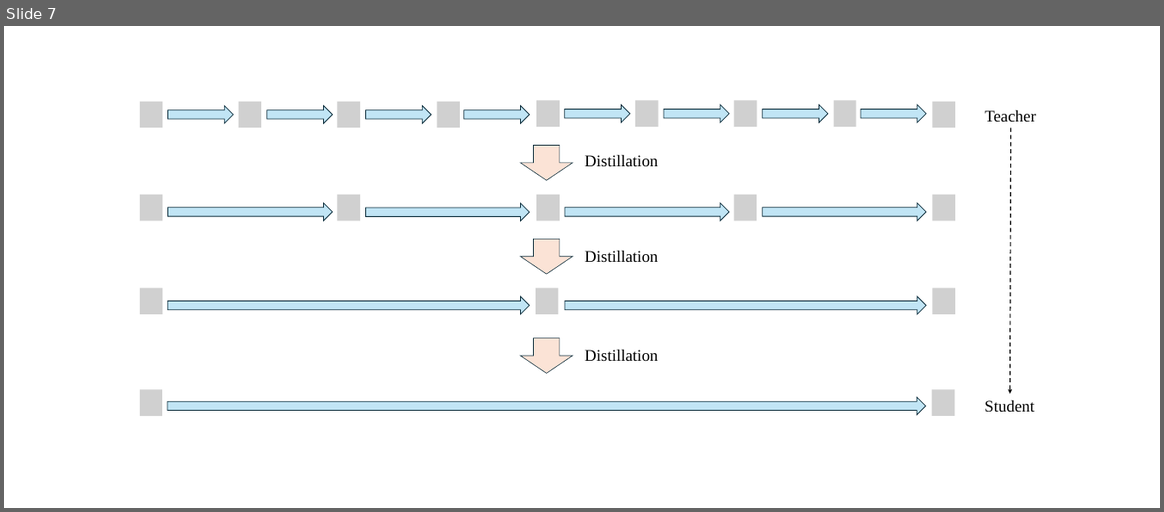
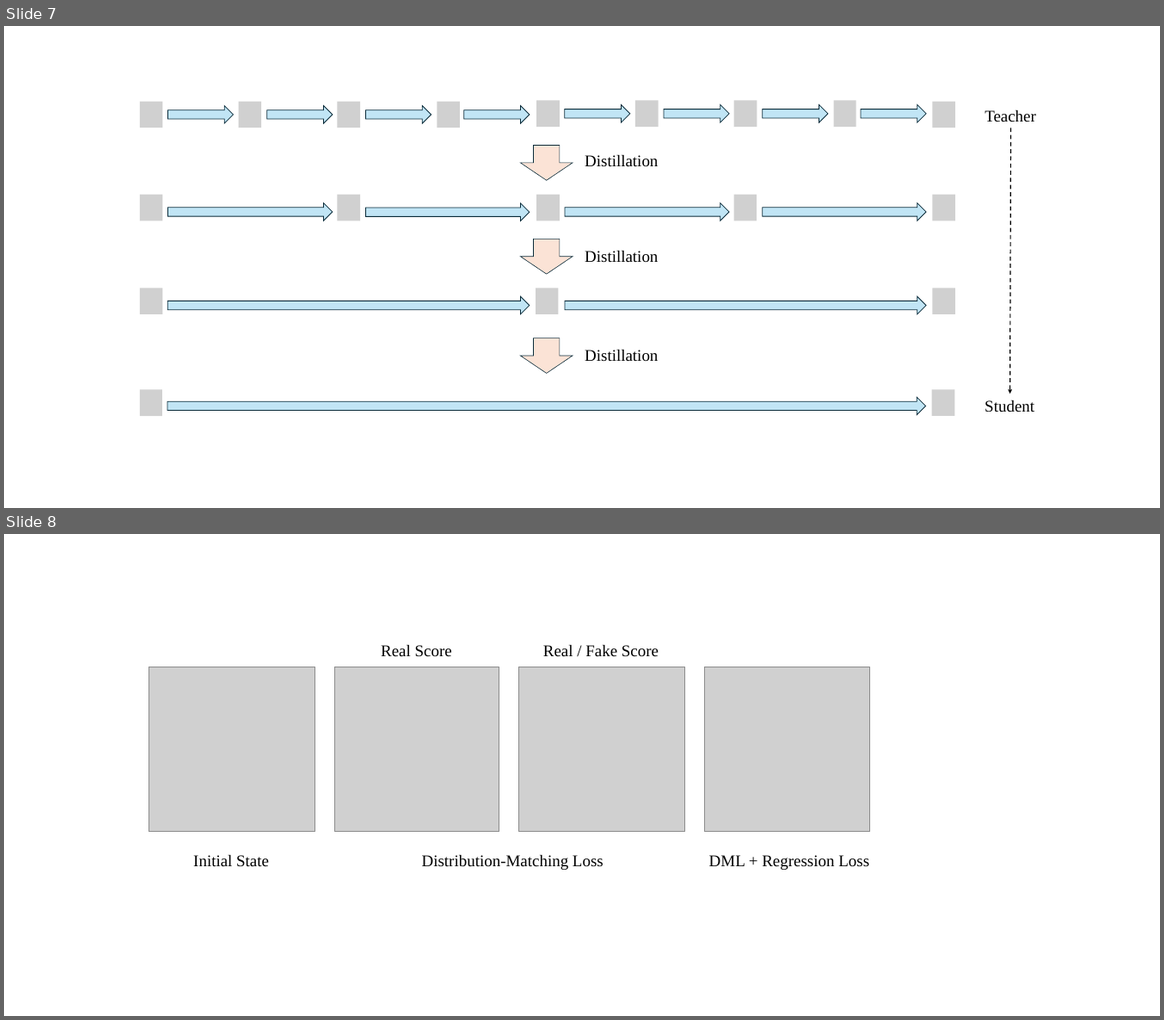
Before and after one commit to innovation-cat/innovation-cat.github.io, a slide deck: images/posts/2025-05-20-blog-post/新建 Microsoft PowerPoint 演示文稿.pptx. Shown one above the other, each under a label of ours: slide 7 before the commit, slides 7 and 8 after it. The pictures are 1164x512 and 1164x1020 pixels, drawn with LibreOffice and Linux fonts; fonts in the diff are those of the drawing; grey boxes stand for pictures. Boxes give left, top, right and bottom in pixels: in the first picture for what was removed or moved away, otherwise in the second. Text is boxed around its words. In the diff, an @@ line names an element or a change of style, - is before the commit and + after.

```diff
--- a/images/posts/2025-05-20-blog-post/新建 Microsoft PowerPoint 演示文稿.pptx
+++ b/images/posts/2025-05-20-blog-post/新建 Microsoft PowerPoint 演示文稿.pptx
@@ slide 8 added at [4,534,1160,1016], background #FFFFFF @@
@@ text added at [381,644,452,657], 24 pt, text #000000 @@
+Real Score
@@ text added at [543,644,658,657], 24 pt, text #000000 @@
+Real / Fake Score
@@ picture added at [148,667,314,831] @@
@@ picture added at [335,667,498,831] @@
@@ picture added at [519,667,684,831] @@
@@ picture added at [704,667,870,831] @@
@@ text added at [193,854,269,866], 24 pt, text #000000 @@
+Initial State
@@ text added at [422,854,603,869], 24 pt, text #000000 @@
+Distribution-Matching Loss
@@ text added at [709,855,869,869], 24 pt, text #000000 @@
+DML + Regression Loss
```
Also in this commit, not shown: 2 other files.
